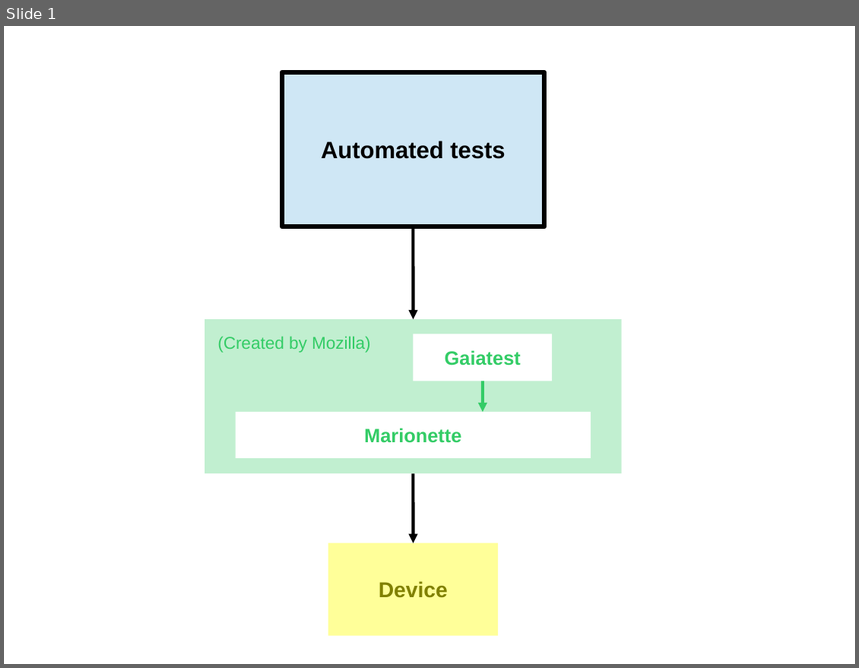
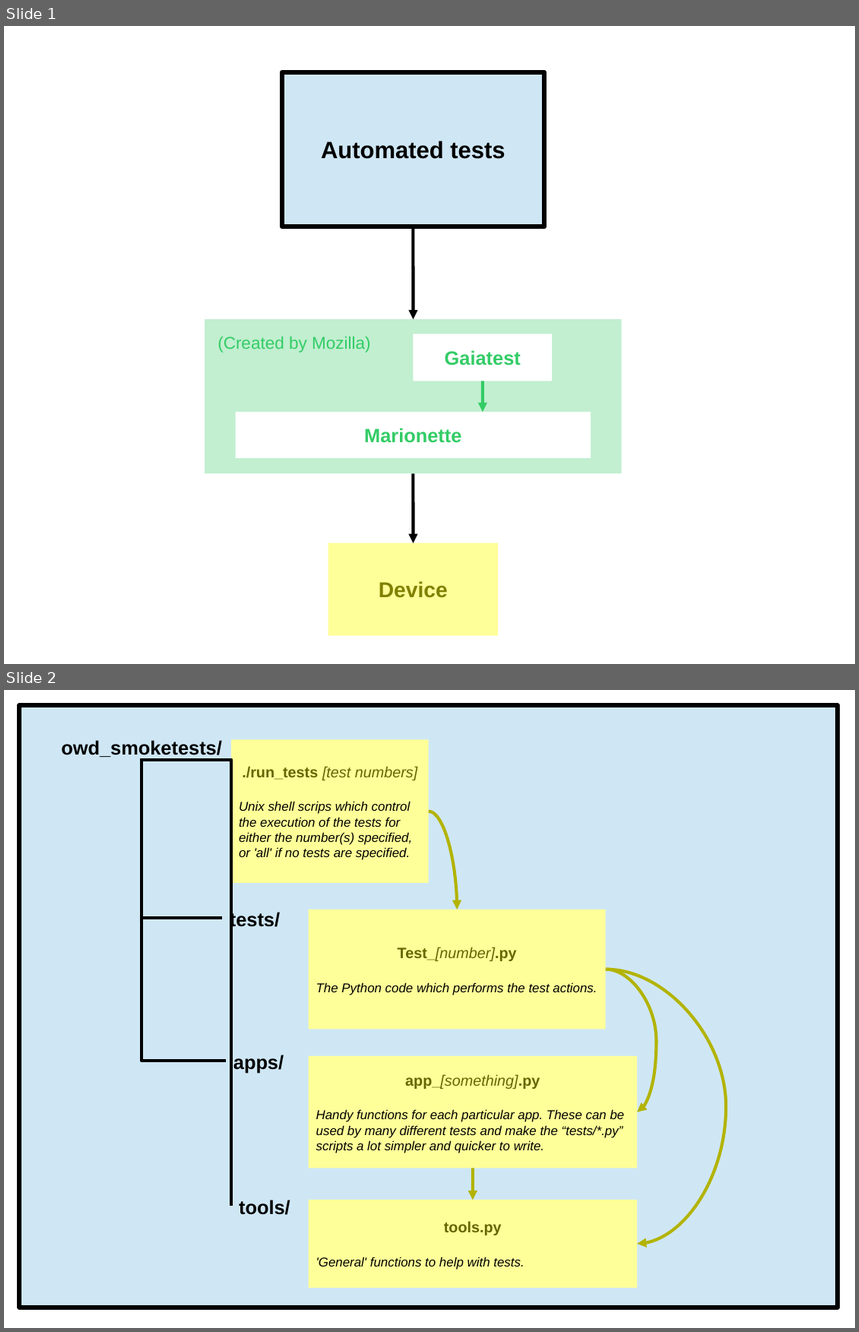
Before and after one commit to roydude2/owd_smoketests, a slide deck: docs/Overview.odp. Shown one above the other, each under a label of ours: slide 1 before the commit, slides 1 and 2 after it. The pictures are 859x668 and 859x1332 pixels, drawn with LibreOffice and Linux fonts; fonts in the diff are those of the drawing. Boxes give left, top, right and bottom in pixels: in the first picture for what was removed or moved away, otherwise in the second. Text is boxed around its words. In the diff, an @@ line names an element or a change of style, - is before the commit and + after.

```diff
--- a/docs/Overview.odp
+++ b/docs/Overview.odp
@@ slide 2 added at [4, 690, 855, 1328], background #FFFFFF @@
@@ rectangle added at [19, 705, 838, 1308], fill #CFE7F5, outline #000000 4.31 pt @@
@@ text added at [61, 740, 222, 759], 18 pt, text #000000, bold @@
+owd_smoketests/
@@ rectangle added at [231, 739, 429, 883], fill #FFFF99, 12 pt, text #000000, italic @@
+./run_tests [test numbers]
+Unix shell scrips which control the execution of the tests for either the number(s) specified, or 'all' if no tests are specified.
@@ elbow line added from (140, 759) to (226, 1061), #000000 2.89 pt @@
@@ elbow line added from (140, 759) to (231, 1206), #000000 2.89 pt @@
@@ elbow line added from (142, 761) to (222, 918), #000000 2.89 pt @@
@@ curved arrow added from (429, 812) to (458, 910), #B3B300 2.89 pt @@
@@ text added at [230, 910, 280, 930], 18 pt, text #000000, bold @@
+tests/
@@ rectangle added at [308, 910, 606, 1029], fill #FFFF99, 12 pt, text #000000, italic @@
+Test_[number].py
+The Python code which performs the test actions.
@@ curved arrow added from (606, 970) to (637, 1113), #B3B300 2.89 pt @@
@@ curved arrow added from (606, 970) to (637, 1245), #B3B300 2.89 pt @@
@@ text added at [234, 1055, 284, 1073], 18 pt, text #000000, bold @@
+apps/
@@ rectangle added at [308, 1056, 637, 1168], fill #FFFF99, 12 pt, text #000000, italic @@
+app_[something].py
+Handy functions for each particular app. These can be used by many different tests and make the “tests/*.py” scripts a lot simpler and quicker to write.
@@ arrow added from (473, 1168) to (473, 1201), #B3B300 2.89 pt @@
@@ text added at [239, 1200, 291, 1215], 18 pt, text #000000, bold @@
+tools/
@@ rectangle added at [308, 1201, 637, 1289], fill #FFFF99, 12 pt, text #000000, italic @@
+tools.py
+'General' functions to help with tests.
```
Also in this commit, not shown: 1 slide changed, 4 other slides added, 1 slide removed, 2 other files.
